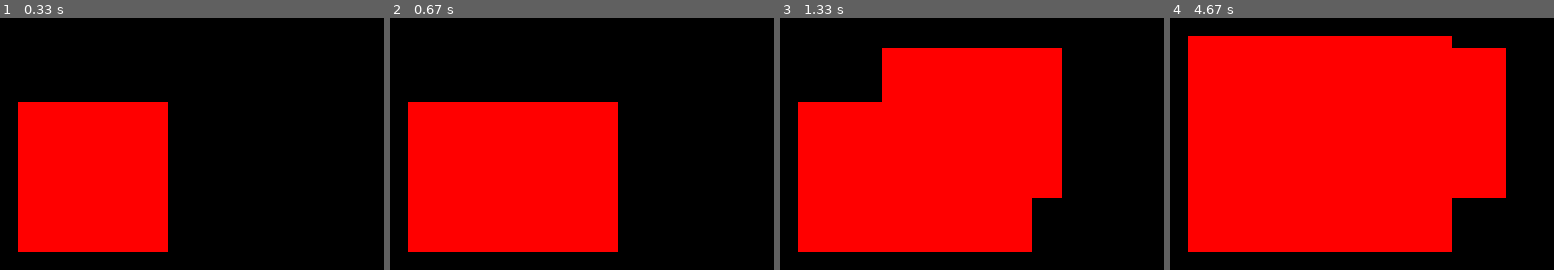
Above: before the commit, frames 1-4 (left to right).
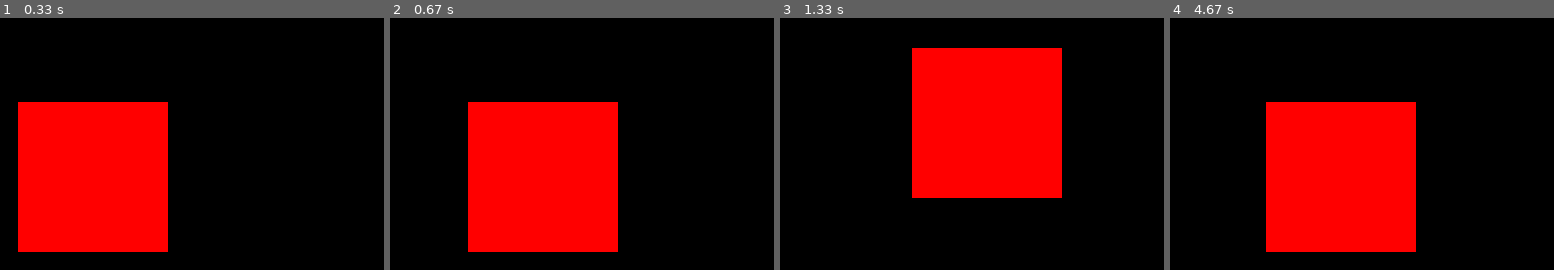
Above: after the commit, the same moments.

Repository: FRANCISCODANIEL03/Proyectos-PYTHON
Game: pygame game, started from JUEGO/pygame1.py
Same seed, same stepped clock (60 frames per second), same inputs: the game is played once before the commit and once after it.
Inputs:
- Up to frame 1 (0.33 s): no input
- Up to frame 2 (0.67 s): hold D from 0.33 s (still down)
- Up to frame 3 (1.33 s): release D at 0.8 s; hold W 0.83-1.13 s; hold D from 1.17 s (still down)
- Up to frame 4 (4.67 s): release D at 1.63 s; hold A 1.67-2.2 s; hold S 2.23-2.53 s; hold A 2.57-2.97 s; hold W 3-3.37 s; hold D 3.4-4.03 s; hold S 4.07-4.43 s; hold A from 4.47 s (still down)

Frame 1 is identical in both runs. In frame 2, 9.3% of the frame differs, in the area x 4-21%, y 33-93%; in frame 3, 26%; in frame 4, 44%, in the area x 4-88%, y 7-93%.

Commit message:
add font color

Diff:
--- a/JUEGO/pygame1.py
+++ b/JUEGO/pygame1.py
@@ -30,7 +30,7 @@
         if evento.type == pygame.QUIT:
             jugando = False
 
-
+    VENTANA.fill("black")
     cubo.dibujar(VENTANA)
 
     pygame.display.update()
